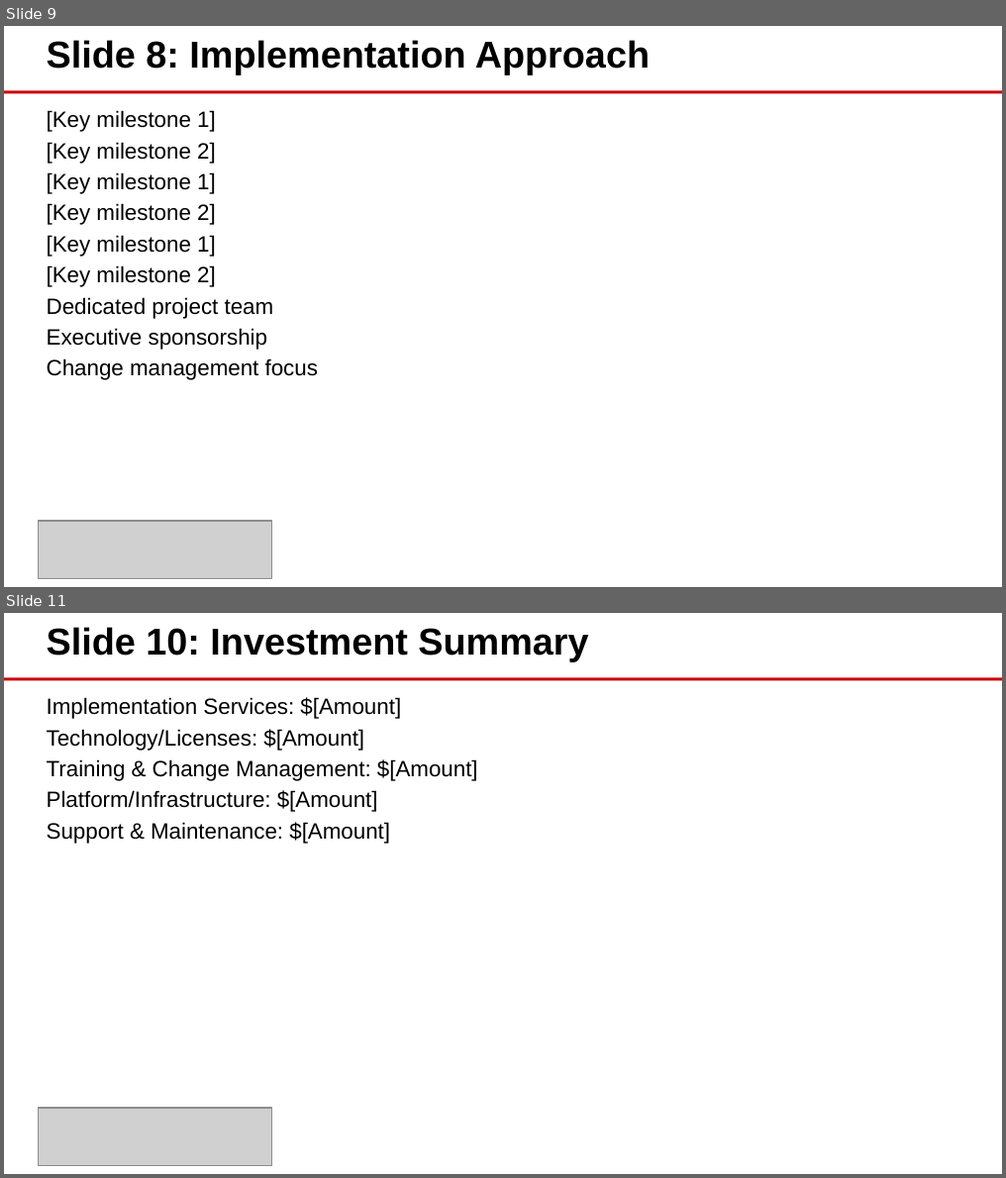
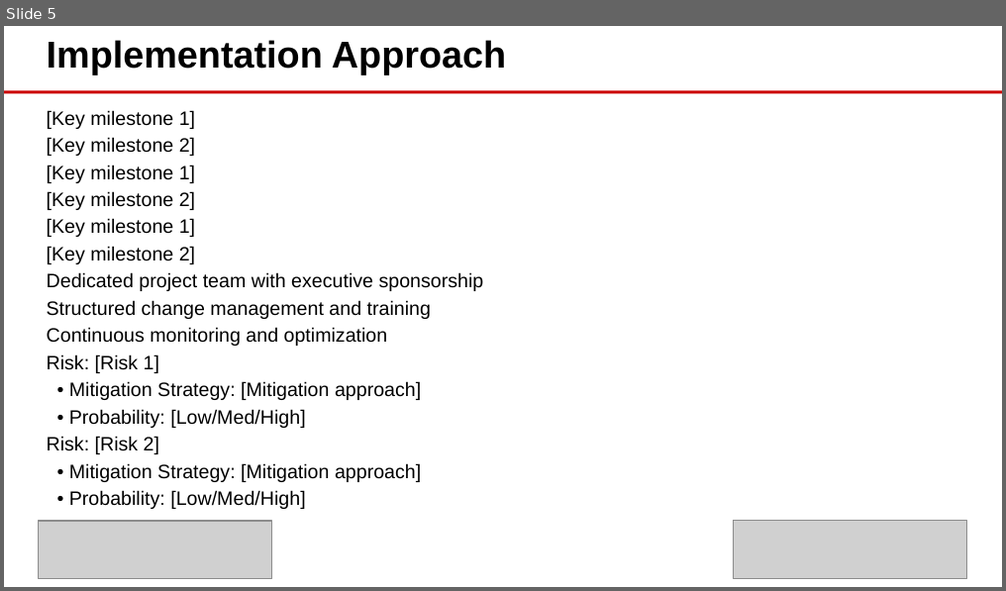
Before and after one commit to eoframework/solutions, a slide deck: solution-template/sample-provider/sample-category/sample-solution/presales/solution-briefing.pptx. Shown one above the other, each under a label of ours: slides 9 and 11 before the commit, slide 5 after it; the slides between them are not shown. The pictures are 1006x1178 and 1006x591 pixels, drawn with LibreOffice and Linux fonts; fonts in the diff are those of the drawing; grey boxes stand for pictures; background and template pictures are left out. Boxes give left, top, right and bottom in pixels: in the first picture for what was removed or moved away, otherwise in the second. Text is boxed around its words. In the diff, an @@ line names an element or a change of style, - is before the commit and + after.

```diff
--- a/solution-template/sample-provider/sample-category/sample-solution/presales/solution-briefing.pptx
+++ b/solution-template/sample-provider/sample-category/sample-solution/presales/solution-briefing.pptx
@@ slide 11 removed at bbox=[4, 613, 1002, 1174], background #FFFFFF; not listed: 1 template element that a slide beside it also shows @@
@@ text removed at bbox=[47, 627, 588, 663] @@
-Slide 10: Investment Summary
@@ text removed at bbox=[47, 697, 478, 844] @@
-Implementation Services: $[Amount]
-Technology/Licenses: $[Amount]
-Training & Change Management: $[Amount]
-Platform/Infrastructure: $[Amount]
-Support & Maintenance: $[Amount]
@@ picture removed at bbox=[38, 1108, 271, 1165] @@
@@ what was slide 9 is now slide 5 @@
@@ slide 5 changed as well @@
@@ text at bbox=[47, 40, 506, 76]: text changed @@
-Slide 8: Implementation Approach
+Implementation Approach
@@ text at bbox=[47, 110, 195, 265]: size 16 to 14 pt in "[Key milestone 1]", "[Key milestone 2]", "[Key milestone 1]", "[Key milestone 2]" and 2 more places @@
@@ text at bbox=[47, 273, 484, 509]: text changed; size 16 to 14 pt @@
-Dedicated project team
-Executive sponsorship
-Change management focus
+Dedicated project team with executive sponsorship
+Structured change management and training
+Continuous monitoring and optimization
+Risk: [Risk 1]
+• Mitigation Strategy: [Mitigation approach]
+• Probability: [Low/Med/High]
+Risk: [Risk 2]
+• Mitigation Strategy: [Mitigation approach]
+• Probability: [Low/Med/High]
@@ picture added at bbox=[734, 521, 967, 578] @@
```
Also in this commit, not shown: 5 other slides changed, 1 slide added, 12 other slides removed, 2 other files.
